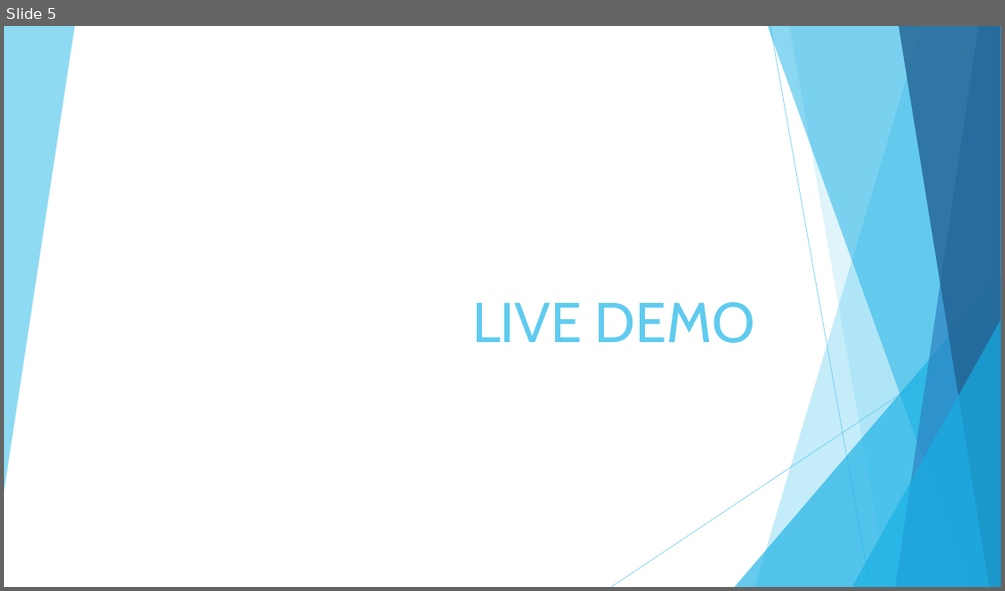
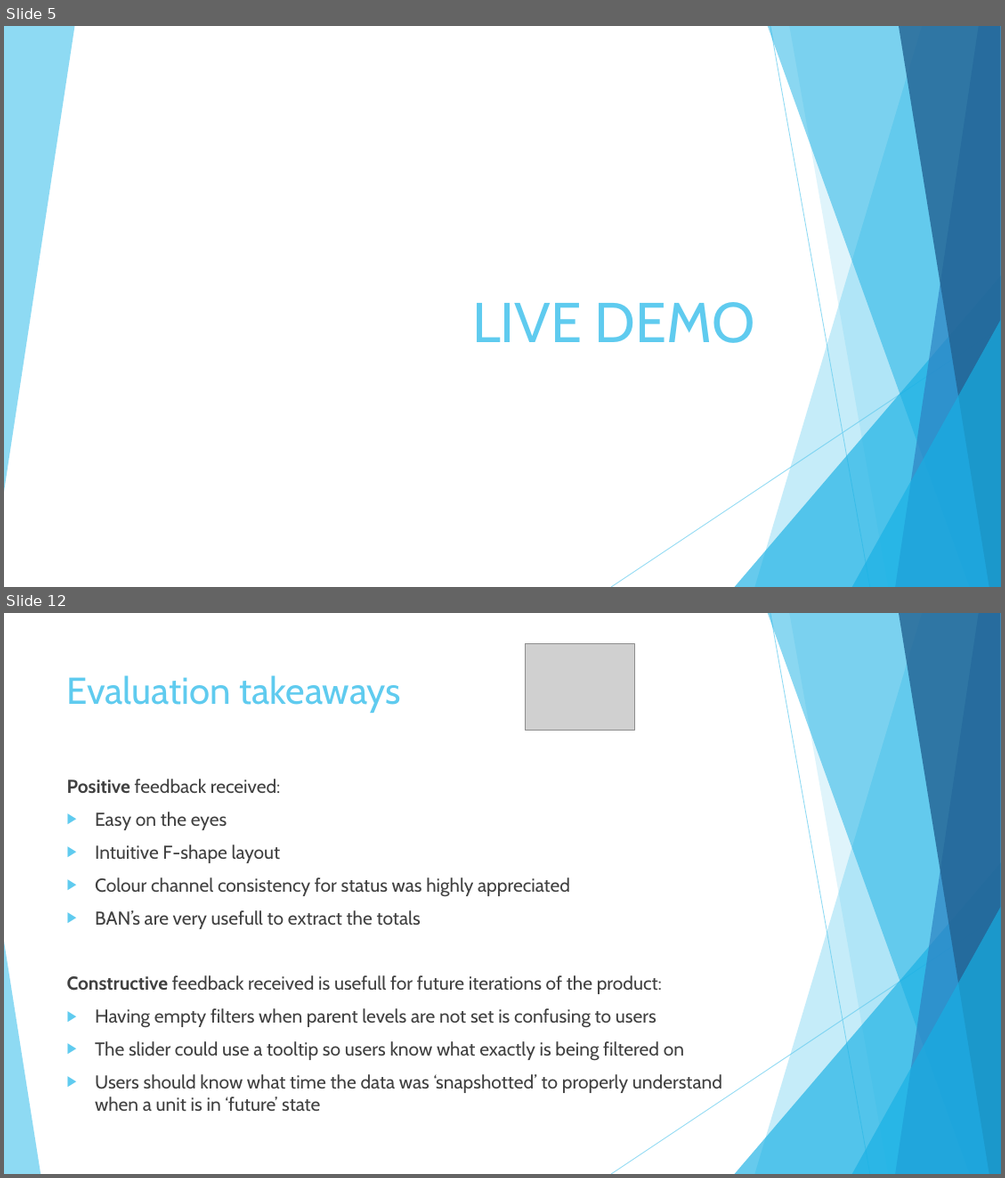
Before and after one commit to jorritvm/infovis, a slide deck: doc/final_presentation/group2_final_presentation.pptx. Shown one above the other, each under a label of ours: slide 5 before the commit, slides 5 and 12 after it; the slides between them are not shown. The pictures are 1005x591 and 1005x1178 pixels, drawn with LibreOffice and Linux fonts; fonts in the diff are those of the drawing; grey boxes stand for pictures. Boxes give left, top, right and bottom in pixels: in the first picture for what was removed or moved away, otherwise in the second. Text is boxed around its words. In the diff, an @@ line names an element or a change of style, - is before the commit and + after.

```diff
--- a/doc/final_presentation/group2_final_presentation.pptx
+++ b/doc/final_presentation/group2_final_presentation.pptx
@@ slide 12 added at bbox=[4, 613, 1001, 1174], background #FFFFFF; not listed: 9 template elements that a slide beside it also shows @@
@@ picture added at bbox=[526, 643, 634, 730] @@
@@ title added at bbox=[67, 675, 401, 713], 36 pt, text #5FCBEF @@
+Evaluation takeaways
@@ text added at bbox=[67, 779, 722, 1111], 18 pt, text #404040 @@
+Positive feedback received:
+▶ Easy on the eyes
+▶ Intuitive F-shape layout
+▶ Colour channel consistency for status was highly appreciated
+▶ BAN’s are very usefull to extract the totals
+Constructive feedback received is usefull for future iterations of the product:
+▶ Having empty filters when parent levels are not set is confusing to users
+▶ The slider could use a tooltip so users know what exactly is being filtered on
+▶ Users should know what time the data was ‘snapshotted’ to properly understand when a unit is in ‘future’ state
@@ triangle added at bbox=[4, 941, 40, 1174], fill #5FCBEF at 70% opacity @@
```
Also in this commit, not shown: 7 slides changed, 2 other slides added, 3 slides removed.
